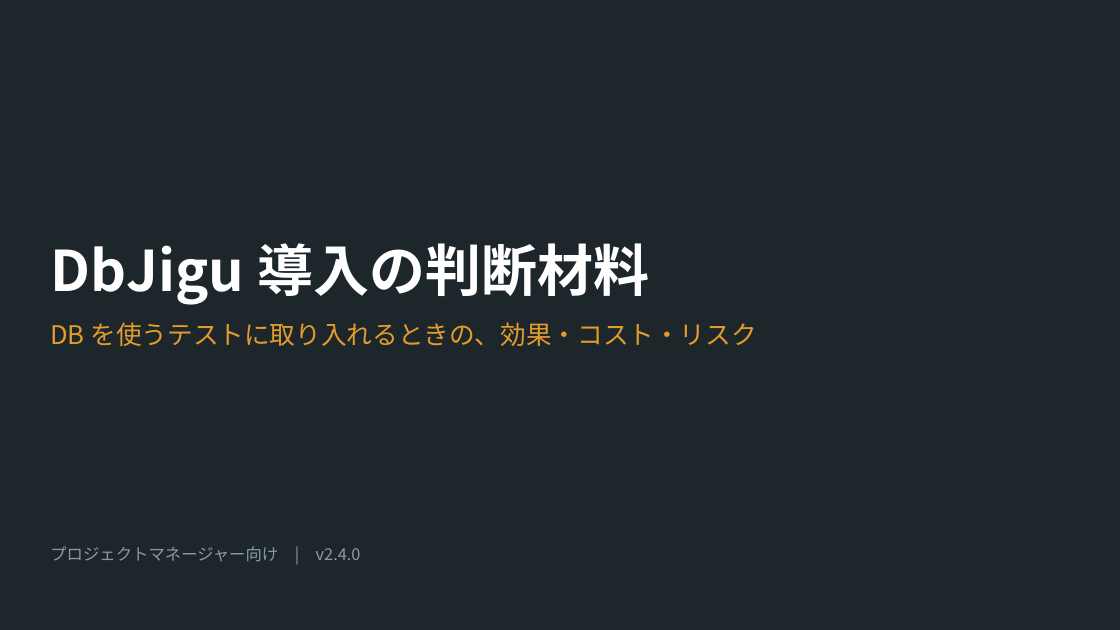
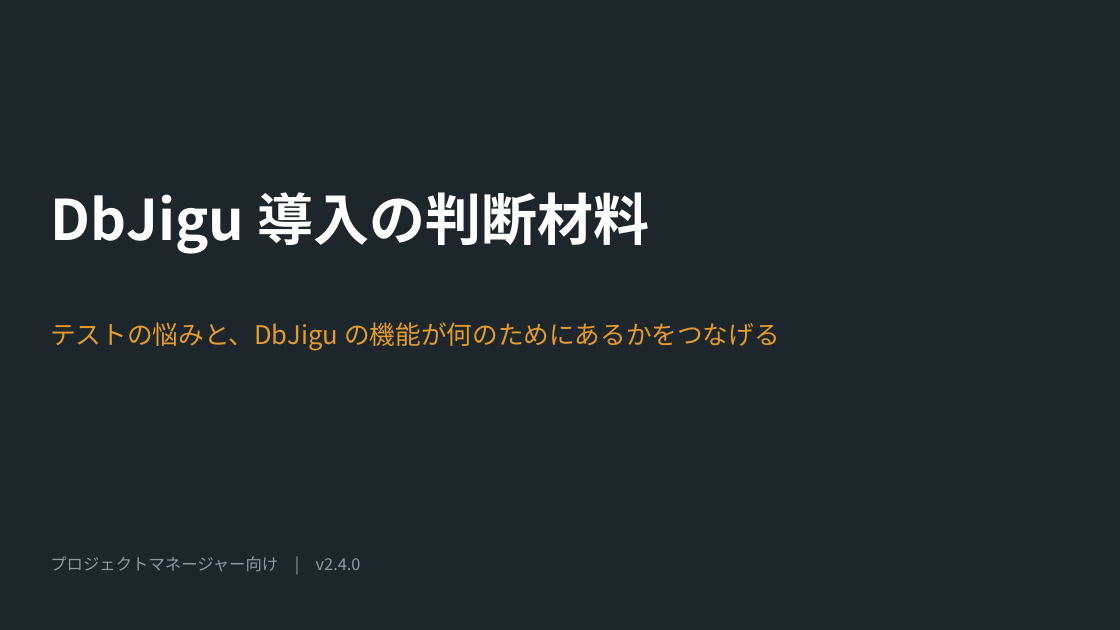
Before and after one commit to raindrop-aqua/java-test-toolbelt, a slide deck: slide 1 of docs/slides/dbjigu-for-managers.pptx. Drawn at 1120x630 pixels with LibreOffice and Linux fonts; fonts in the diff are those of the drawing. Boxes give left, top, right and bottom in pixels: in the first picture for what was removed or moved away, otherwise in the second. Text is boxed around its words. In the diff, an @@ line names an element or a change of style, - is before the commit and + after.

```diff
--- a/docs/slides/dbjigu-for-managers.pptx
+++ b/docs/slides/dbjigu-for-managers.pptx
@@ title "DbJigu 導入の判断材料" at [50,192,649,254]: vertical alignment bottom to top @@
@@ text at [50,322,780,351]: text changed @@
-DB を使うテストに取り入れるときの、効果・コスト・リスク
+テストの悩みと、DbJigu の機能が何のためにあるかをつなげる
@@ text "プロジェクトマネージャー向け | v2.4.0": place and size @@
-text "プロジェクトマネージャー向け | v2.4.0" at [50,546,361,561]
+text "プロジェクトマネージャー向け | v2.4.0" at [50,556,361,571]
@@ text "プロジェクトマネージャー向け | v2.4.0" at [50,556,361,571]: vertical alignment middle to top @@
```
Also in this commit, not shown: 8 other slides changed, 6 slides added, 1 slide removed, 1 other file.
